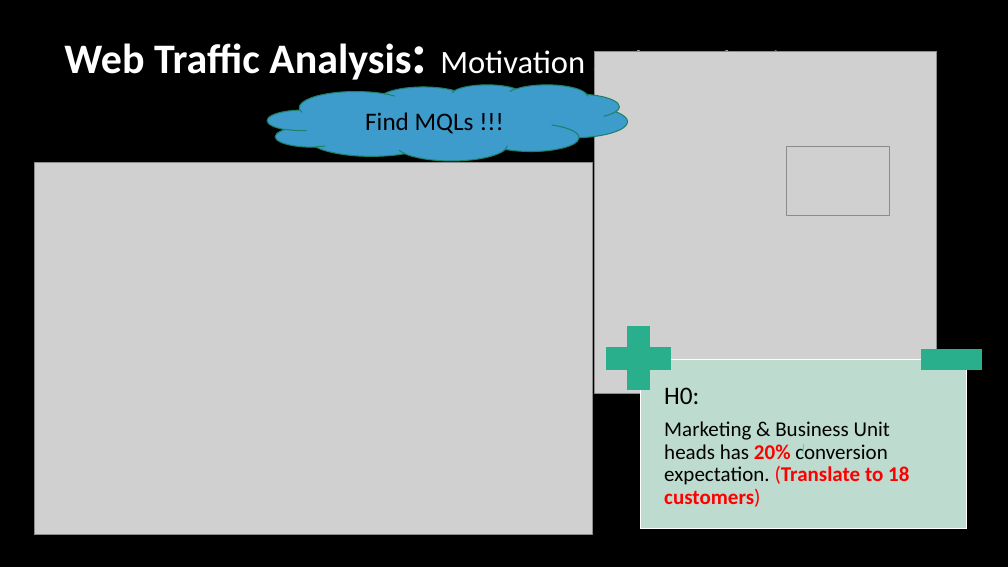
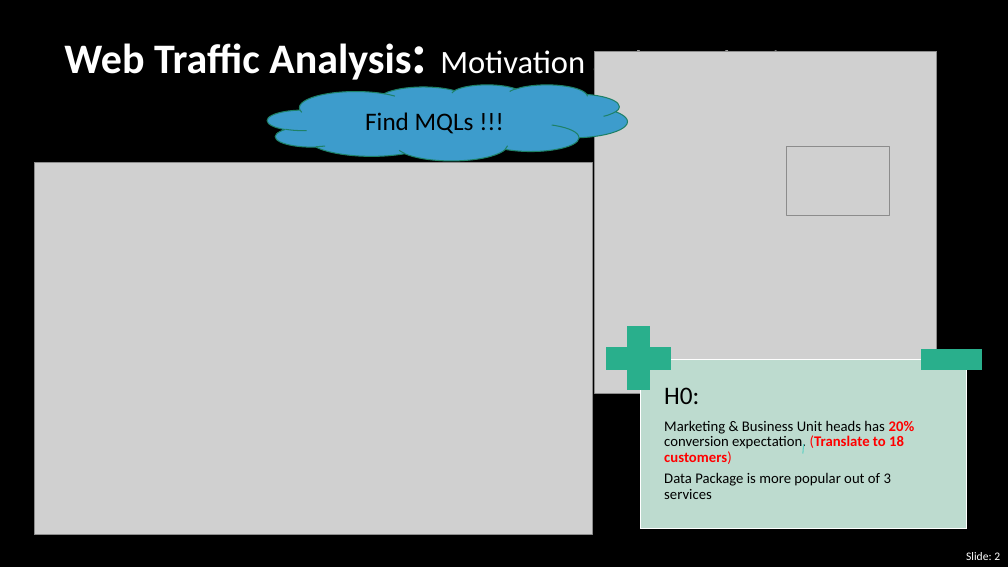
Before and after one commit to AnjaliMangal/MQL-Project-Main, a slide deck: slide 2 of Project1-Final-Files/Presenting_DataGuru.pptx. Drawn at 1008x567 pixels with LibreOffice and Linux fonts; fonts in the diff are those of the drawing; grey boxes stand for pictures. Boxes give left, top, right and bottom in pixels: in the first picture for what was removed or moved away, otherwise in the second. Text is boxed around its words. In the diff, an @@ line names an element or a change of style, - is before the commit and + after.

```diff
--- a/Project1-Final-Files/Presenting_DataGuru.pptx
+++ b/Project1-Final-Files/Presenting_DataGuru.pptx
@@ text at (664,420,915,464): size 20 to 14 pt in "Marketing & Business Unit heads has 20% ..."; less space between paragraphs @@
@@ text at (664,472,891,499): paragraph added @@
+Data Package is more popular out of 3 services
@@ page number added at (966,552,1000,560), 11 pt, text #FFFFFF @@
+Slide: 2
```
Also in this commit, not shown: 13 other slides changed, 1 slide added.
